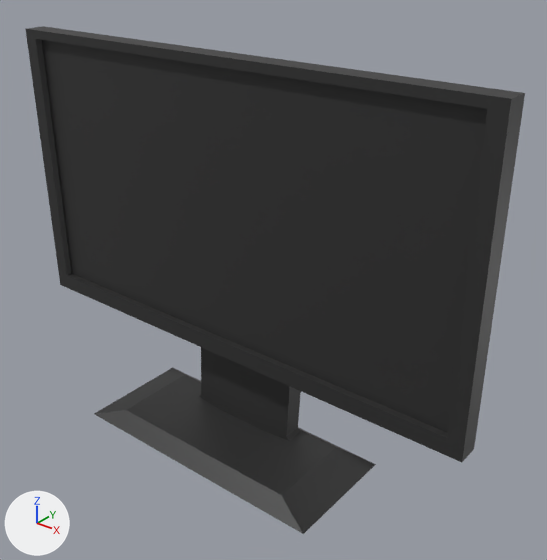
A saved change to the FBX model Content/Geometry/Meshes/ComputerMonitor.fbx.
The view is the same before and after, from a camera (50 mm lens) standing at (0.0874, -0.0954, 0.1002) and looking at (0.0077, 0.0042, 0.0385). The axes (+X, +Y, +Z) are drawn at lower left. The lights are the same throughout. Where no turn or scale is listed for an object, it has been applied to the vertices. Vertices at the same position are counted once.
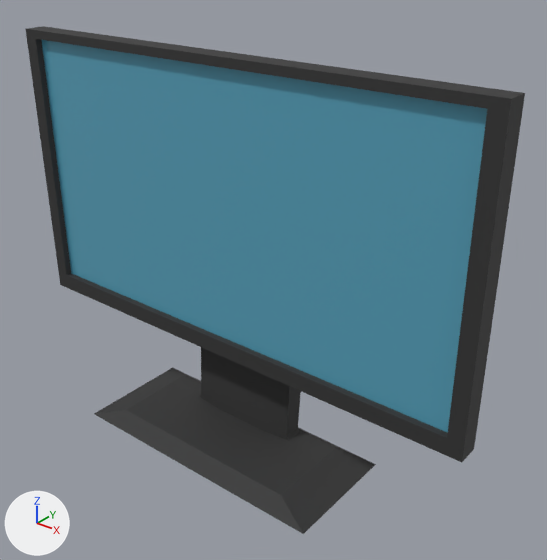
Commit message: Redid materials on the computer monitor

What differs and where, as boxes (x1, y1, x2, y2) in the pictures (547 x 560 px):
part 1 of me_mesh, recoloured (grey to black)
    both: (26, 26, 525, 534)
part 2 of me_mesh, recoloured (black to cyan)
    both: (42, 40, 487, 433)

The change, as a list of edits to the scene's bpy script:
```text
Add mat_blinn1:
    mat_blinn1 = principled_material('blinn1')
    mat_blinn1.base_color = (0.032, 0.032, 0.032)  # black #323232
    mat_blinn1.roughness = 0.757
Add mat_blinn2:
    mat_blinn2 = principled_material('blinn2')
    mat_blinn2.base_color = (0.096, 0.36, 0.5)  # cyan #57a2bc
    mat_blinn2.roughness = 0.0
Change me_mesh:
    where me_mesh.from_pydata(...)  # 2700 vertices, 2696 faces; spans x -0.051..0.051, y -0.0126..0.0126, z -0.0387..0.0387
    used by ob_pcube3; location = (0.0, -0.0007, 0.0405)
    me_mesh part 1: 1704 of the faces centred in x -0.051..0.051, y -0.0111..0.0126, z -0.0387..0.0387 switch from mat_lambert1 (black #2e2e2e) to mat_blinn1 (black #323232)
    me_mesh part 2: all 992 faces centred in x -0.0465..0.0465, y -0.0001, z -0.0143..0.0362 switch from mat_lambert1 (black #2e2e2e) to mat_blinn2 (cyan #57a2bc)
```
